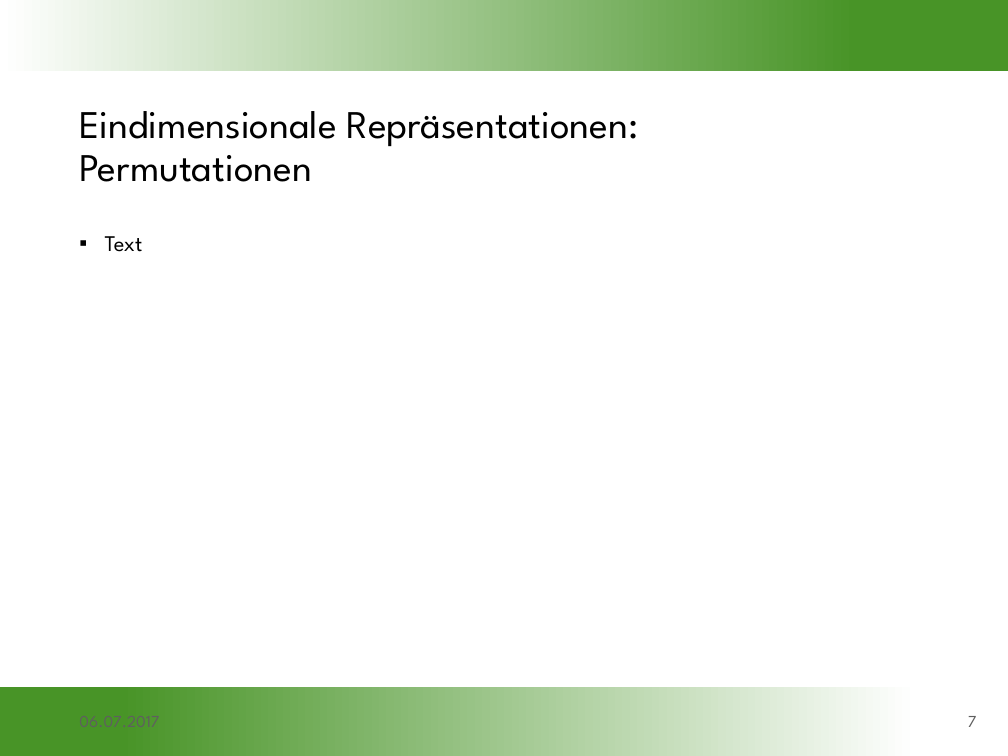
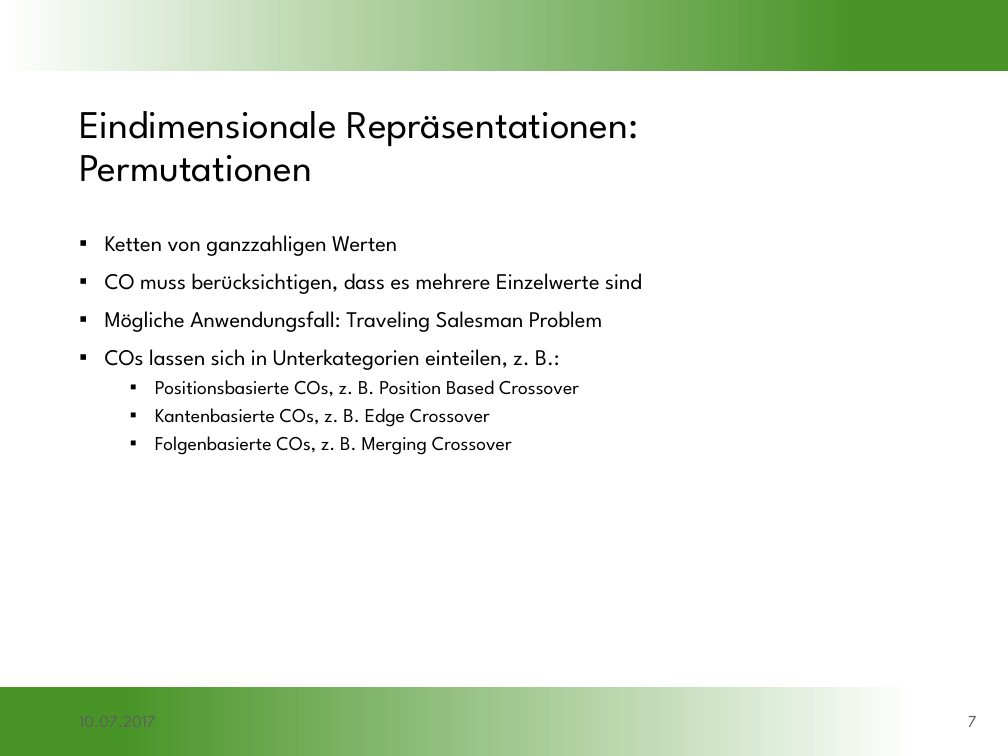
Before and after one commit to gobo7793/OC-Seminar, a slide deck: slide 7 of Vortragsfolien.pptx. Drawn at 1008x756 pixels with LibreOffice and Linux fonts; fonts in the diff are those of the drawing; background and template pictures are left out. Boxes give left, top, right and bottom in pixels: in the first picture for what was removed or moved away, otherwise in the second. Text is boxed around its words. In the diff, an @@ line names an element or a change of style, - is before the commit and + after.

```diff
--- a/Vortragsfolien.pptx
+++ b/Vortragsfolien.pptx
@@ text at (105, 235, 642, 455): text changed @@
-▪ Text
+▪ Ketten von ganzzahligen Werten
+▪ CO muss berücksichtigen, dass es mehrere Einzelwerte sind
+▪ Mögliche Anwendungsfall: Traveling Salesman Problem
+▪ COs lassen sich in Unterkategorien einteilen, z. B.:
+  ▪ Positionsbasierte COs, z. B. Position Based Crossover
+  ▪ Kantenbasierte COs, z. B. Edge Crossover
+  ▪ Folgenbasierte COs, z. B. Merging Crossover
@@ text at (70, 701, 296, 741): text changed @@
-06.07.2017
+10.07.2017
```
Also in this commit, not shown: 13 other slides changed, 2 slides added, 1 slide removed.
